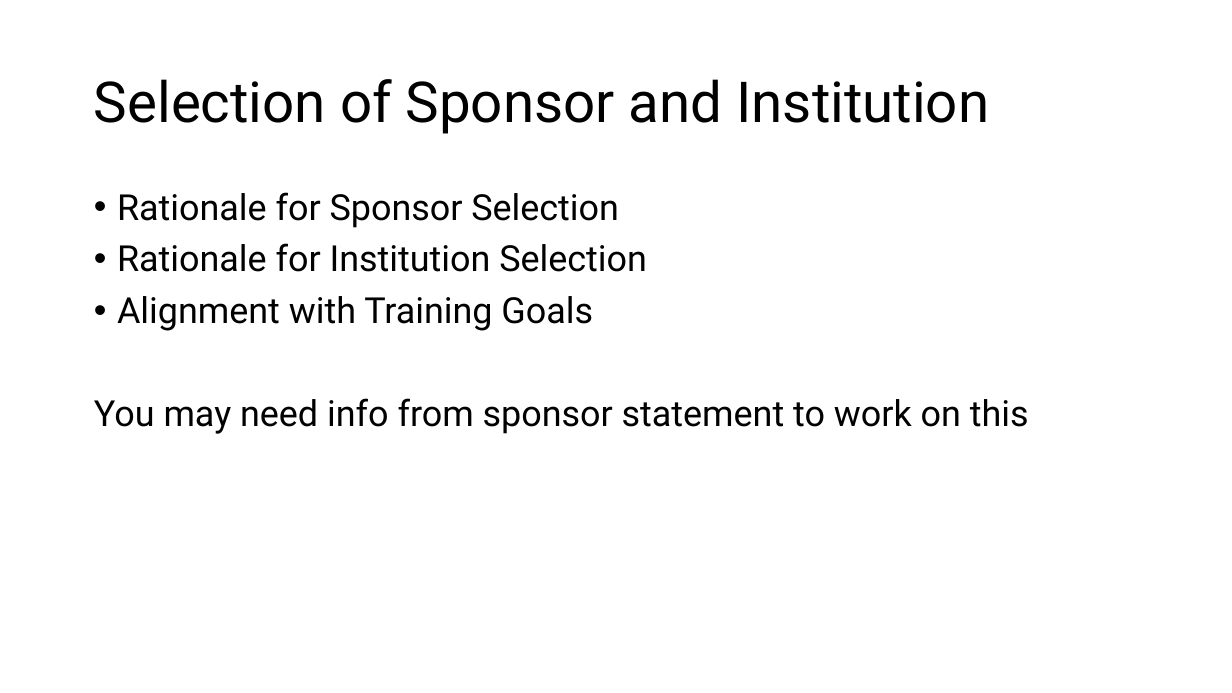
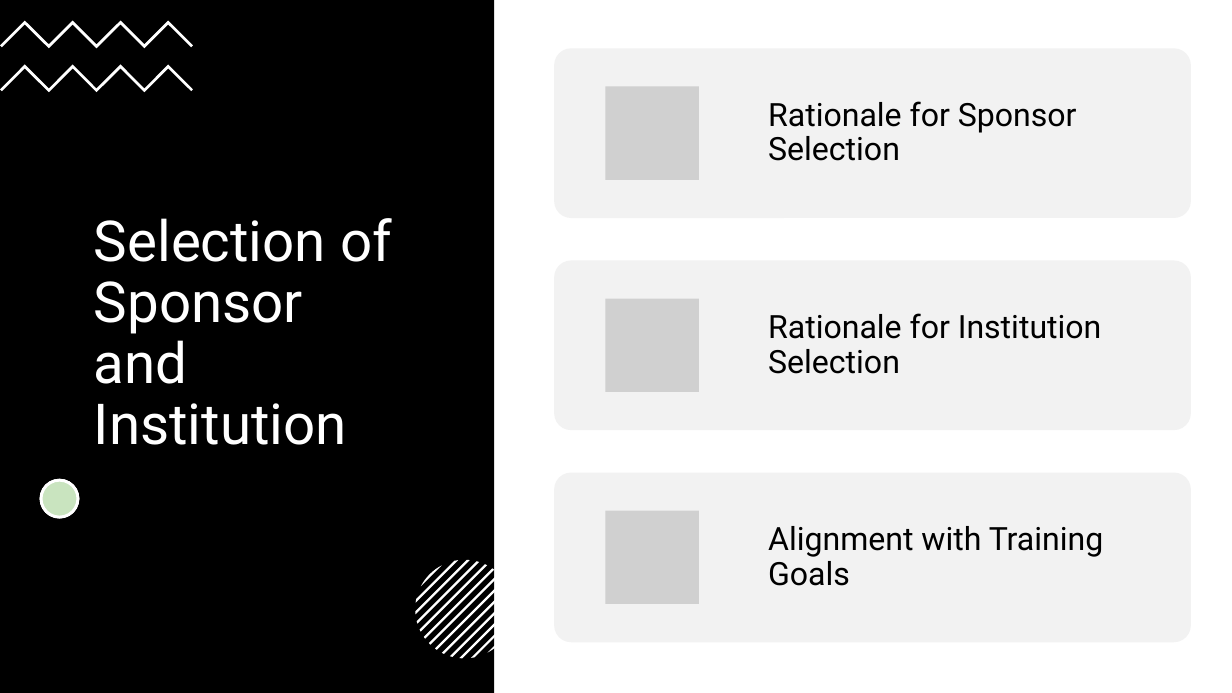
Before and after one commit to BridgesLab/FellowshipWorkshopDocuments, a slide deck: slide 12 of Documents/Slides/Training Goals.pptx (slide 11 before the commit). Drawn at 1232x693 pixels with LibreOffice and Linux fonts; fonts in the diff are those of the drawing; grey boxes stand for pictures. Boxes give left, top, right and bottom in pixels: in the first picture for what was removed or moved away, otherwise in the second. Text is boxed around its words. In the diff, an @@ line names an element or a change of style, - is before the commit and + after.

```diff
--- a/Documents/Slides/Training Goals.pptx
+++ b/Documents/Slides/Training Goals.pptx
@@ rectangle added at [0,0,494,693], fill #000000 @@
@@ freeform shape added at [0,20,193,48], fill #FFFFFF @@
@@ freeform shape added at [0,65,193,92], fill #FFFFFF @@
@@ title "Selection of Sponsor and Institution": place and size @@
-title "Selection of Sponsor and Institution" at [94,79,989,134]
+title "Selection of Sponsor and Institution" at [94,218,392,445]
@@ title "Selection of Sponsor and Institution" at [94,218,392,445]: text colour #000000 to #FFFFFF @@
@@ text removed at [94,192,1029,434] @@
-• Rationale for Sponsor Selection
-• Rationale for Institution Selection
-• Alignment with Training Goals
-You may need info from sponsor statement to work on this
@@ ellipse added at [41,481,78,518], fill #FFFFFF, outline #FFFFFF 2.25 pt @@
@@ ellipse added at [41,481,78,518], fill #4EA72E at 30% opacity, outline #FFFFFF 2.25 pt @@
@@ group added at [555,48,1191,642]: 3 rounded rectangles, 3 pictures, 3 texts @@
+Rationale for Sponsor Selection
+Rationale for Institution Selection
+Alignment with Training Goals
@@ group added at [415,560,514,659]: 13 freeform shapes @@
```
Also in this commit, not shown: 5 other slides changed, 2 slides added, 1 slide removed, 2 other files.
